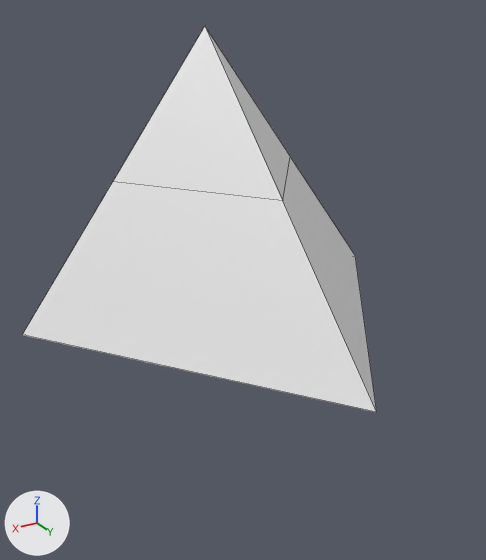
Two versions of the Blender file artwork/droid.blend, one commit apart.
Camera for both pictures: a 50 mm lens placed at (2.33, 4.4, 2.22), pointed at (0.18, 0.81, 0.42). The axes (+X, +Y, +Z) are drawn at lower left. The lights are the same throughout. The first picture is the older version. Mesh edges are drawn as thin lines.

Script lines for the objects in view, before the commit:
```python
me_cone = bpy.data.meshes.new('Cone')
me_cone.from_pydata([(0.0, 2.0, -1.0), (1.5, 0.0, -1.0), (-1.5, 0.0, -1.0), (0.0, 0.0, 1.0), (0.0, 1.0, 0.0), (-0.75, 0.0, 0.0), (0.75, 0.0, 0.0)], [], [(4, 3, 6), (0, 1, 2), (5, 3, 4), (0, 4, 6, 1), (2, 5, 4, 0), (1, 3, 2)])
ob_cone = bpy.data.objects.new('Cone', me_cone)
ob_cone.location = (0.0, 0.0, 1.0)
```
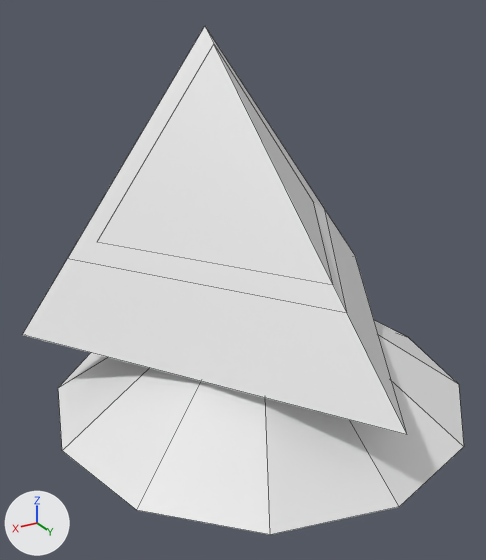
Commit message: blender model droid

Changed parts and their boxes (x1, y1, x2, y2) in the pictures (486 x 560 px):
'Cone', reshaped, moved (9% wider): before (22, 26, 376, 412); after (22, 26, 407, 435)
'Base', added: after (58, 320, 464, 535)

Edits to the bpy script that builds the scene:
```text
Change me_cone:
    used by ob_cone; location = (0.0, 0.0, 1.0)
    remove me_cone.from_pydata(...)  # 7 vertices, 6 faces; spans x -1.5..1.5, y 0.0..2.0, z -1.0..1.0
    add me_cone.from_pydata(...)  # 11 vertices, 8 faces; spans x -1.5..1.5, y -0.25..2.0, z -1.0..1.0
    me_cone part 1
    6 vertices are removed from x -1.5..1.5, y 0.0..1.0, z -1.0..1.0
    6 faces are deleted
    10 vertices are added at x -1.5..1.5, y -0.25..1.44, z -1.0..1.0
    8 new faces join them
Add me_cone_001:
    me_cone_001.from_pydata(...)  # a 12-sided cut cone along z (radius 1.5 at the low end, 0.75 at the high end) spanning x -1.5..1.5, y -1.5..1.5, z -0.25..0.25
Change ob_cone:
    ob_cone.location: (0.0, 0.0, 1.0) -> (0.0, 0.25, 1.0)
Add ob_base:
    ob_base = bpy.data.objects.new('Base', me_cone_001)
    ob_base.location = (0.0, 0.75, -0.25)
```
